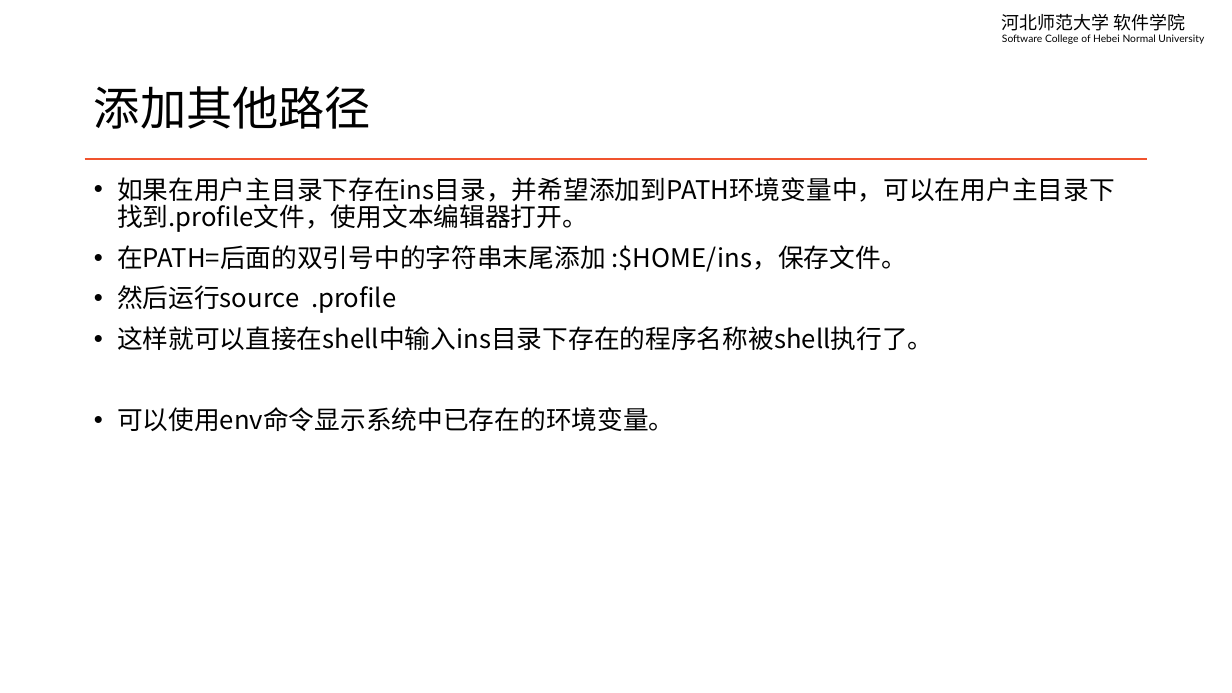
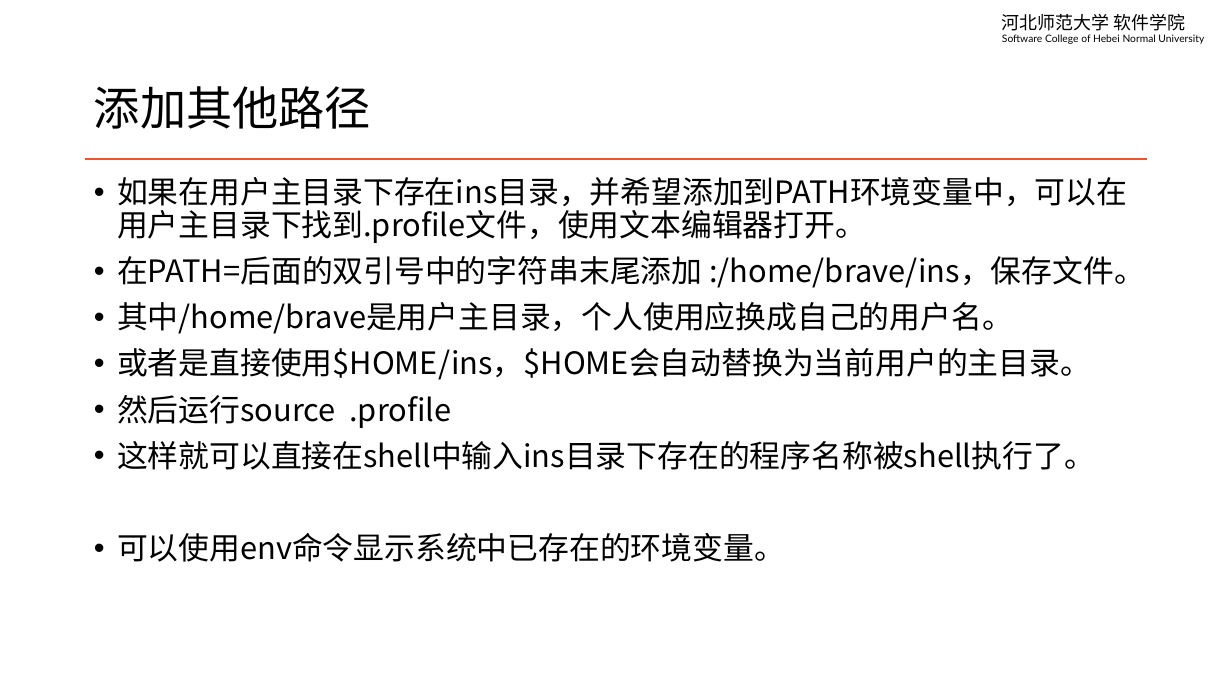
Before and after one commit to edu2act/course-linux-system, a slide deck: slide 9 of materials/slides/ch03-terminal-and-basic.pptx (slide 8 before the commit). Drawn at 1232x693 pixels with LibreOffice and Linux fonts; fonts in the diff are those of the drawing. Boxes give left, top, right and bottom in pixels: in the first picture for what was removed or moved away, otherwise in the second. Text is boxed around its words. In the diff, an @@ line names an element or a change of style, - is before the commit and + after.

```diff
--- a/materials/slides/ch03-terminal-and-basic.pptx
+++ b/materials/slides/ch03-terminal-and-basic.pptx
@@ text at (x1=117, y1=177, x2=1127, y2=562): size 20 to 24 pt in "如果在用户主目录下存在ins目录，并希望添加到PATH环境变量中，可以在用户主目录下找到.profile文件，使用文本编 ...", "然后运行source .profile", "这样就可以直接在shell中输入ins目录下存在的程序名称被shell执行了。", "可以使用env命令显示系统中已存在的环境变量。" @@
@@ text at (x1=117, y1=256, x2=1145, y2=380): text changed; size 20 to 24 pt @@
-• 在PATH=后面的双引号中的字符串末尾添加 :$HOME/ins，保存文件。
+• 在PATH=后面的双引号中的字符串末尾添加 :/home/brave/ins，保存文件。
+• 其中/home/brave是用户主目录，个人使用应换成自己的用户名。
+• 或者是直接使用$HOME/ins，$HOME会自动替换为当前用户的主目录。
```
Also in this commit, not shown: 9 other slides changed, 2 slides added, 5 other files.
